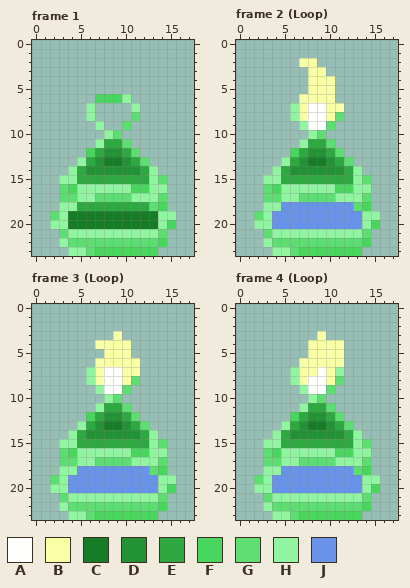
One commit to this pixel-art file: sprite/checkpoint.aseprite. The picture above was drawn from the file before the commit.
18x24 pixels, 23 frames. Shown: frame 1, frame 2 (Loop), frame 3 (Loop), frame 4 (Loop). The commit also changed other frames, which this record leaves out.
Palette (. is transparent): A #fffffd  B #f9ffa4  C #177c26  D #229234  E #2ea941  F #48d65e  G #5edd72  H #91f4a0  J #6993e9
And afterwards:
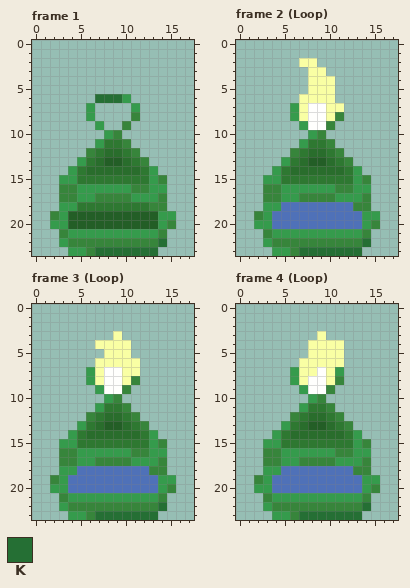
Colours new in this view: K #256f34
The edit:
@@ palette @@
-C #177c26
+C #235e26
-D #229234
+D #296d2c
-E #2ea941
+E #2e7831
-G #5edd72
+G #37853b
-H #91f4a0
+H #359b4c
-J #6993e9
+J #4f71b8
--- frame 1, layer "Layer 1"
@@ x 5..11 @@
  5 .......
- 6 ..FFFH.
+ 6 ..KKKH.
  7 .H....H
@@ x 4..8 @@
 11 ...HE
-12 ..FED
+12 ..GED
 13 .HEDC
@@ x 0..17 @@
 15 ...HHEEEEEEEEHG...
-16 ...GFHHHHHHFFHH...
+16 ...GGHHHHHHGGHH...
 17 ...GGHHGGGGHHHG...
-18 ...HHEEEEEEEEGF...
+18 ...HHEEEEEEEEGG...
 19 ..GHCCCCCCCCCCHH..
-20 ..HHCCCCCCCCCCHF..
+20 ..HHCCCCCCCCCCHG..
 21 ...GHHHHHHHHHHG...
-22 ...HGGGGGGGGGGF...
-23 ....HHGFFFFFFF....
+22 ...HGGGGGGGGGGK...
+23 ....HHGKKKKKKK....
--- frame 2 (Loop), layer "Layer 1"
@@ x 4..8 @@
 11 ...HE
-12 ..FED
+12 ..GED
 13 .HEDC
@@ x 0..17 @@
 15 ...HHEEEEEEEEHG...
-16 ...GFHHHHHHFFHH...
+16 ...GGHHHHHHGGHH...
 17 ...GGHHGGGGHHHG...
-18 ...HHJJJJJJJJGF...
+18 ...HHJJJJJJJJGG...
 19 ..GHJJJJJJJJJJHH..
-20 ..HHJJJJJJJJJJHF..
+20 ..HHJJJJJJJJJJHG..
 21 ...GHHHHHHHHHHG...
-22 ...HGGGGGGGGGGF...
-23 ....HHGFFFFFFF....
+22 ...HGGGGGGGGGGK...
+23 ....HHGKKKKKKK....
--- frame 3 (Loop), layer "Layer 1": the same change as frame 2 (Loop)
--- frame 4 (Loop), layer "Layer 1": the same change as frame 2 (Loop)
Where, in picture pixels (left, top, right, bottom), the same in both pictures:
changed: (50, 94, 176, 256)
changed: (254, 103, 380, 256)
changed: (50, 367, 176, 520)
changed: (254, 367, 380, 520)
